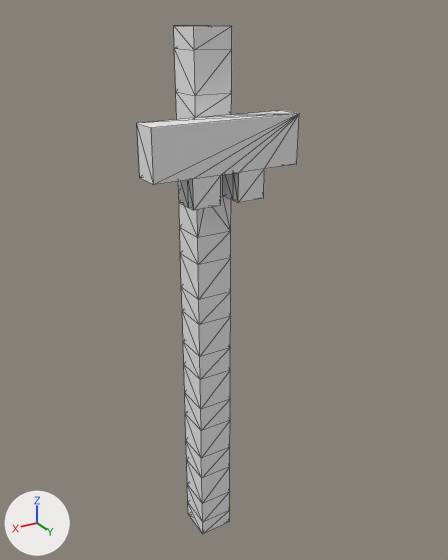
A saved change to the OBJ model Assets/Models/RailwaySignalOn.obj.
Camera for both pictures: a 50 mm camera at (30.7, 55.0, 61.1) aimed at (-1.7, 1.0, 34.1). Arrows for +X, +Y and +Z are at lower left; the lights stay in place. Mesh edges are drawn as thin lines. Where no turn or scale is listed for an object, it has been applied to the vertices. Vertices at the same position are counted once.

Script lines for the objects in view, before the commit:
```python
me_railwaysignalon = bpy.data.meshes.new('RailwaySignalOn')
me_railwaysignalon.from_pydata(...)  # 114 vertices, 224 faces; spans x -8.0..8.0, y -2.0..5.0, z 0.0..60.0
me_railwaysignalon.materials.append(mat_palette)  # white #e7e7e7
ob_railwaysignalon = bpy.data.objects.new('RailwaySignalOn', me_railwaysignalon)
ob_railwaysignalon.location = (0.0, 0.0, 0.0)
```
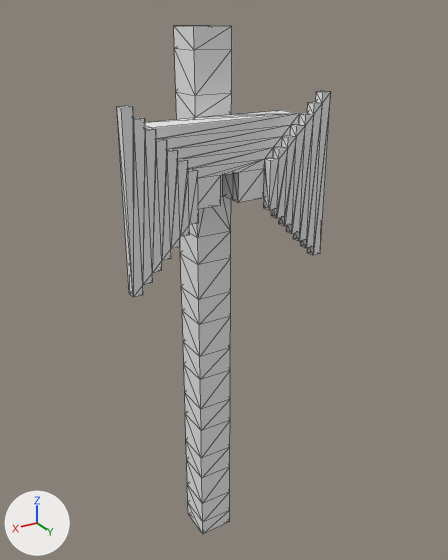
What differs and where, as boxes (x1, y1, x2, y2) in the pictures (448 x 560 px):
'RailwaySignalOn', reshaped (32% wider): before (137, 26, 299, 534); after (117, 26, 331, 534)
part 1 of me_railwaysignalon, built on: before (151, 114, 299, 185); after (117, 91, 331, 297)

What the commit changed:
me_railwaysignalon is used by ob_railwaysignalon; location (0.0, 0.0, 0.0).
me_railwaysignalon had 114 vertices, 224 faces and spanned x -8.0..8.0, y -2.0..5.0, z 0.0..60.0.
me_railwaysignalon now has 224 vertices, 448 faces and spans x -11.0..11.0, y -2.0..6.0, z 0.0..60.0.
Part 1, on me_railwaysignalon:
6 faces are deleted.
36 vertices are added at x -11.0..11.0, y 5.0..6.0, z 37.0..54.0.
6 new vertices lie (0.0, 1.0, 0.0) away from vertices in x -8.0..8.0, y 5.0, z 43.0..52.0.
6 new vertices lie (1.0, 0.0, 0.0) away from vertices in x -8.0..8.0, y 5.0..6.0, z 43.0..52.0.
6 new vertices lie (-1.0, 0.0, 0.0) away from vertices in x -8.0..8.0, y 5.0..6.0, z 43.0..52.0.
8 new vertices lie (0.0, 0.0, -1.0) away from vertices in x -7.0..7.0, y 5.0..6.0, z 43.0..51.0.
6 new vertices lie (0.0, 0.0, 1.0) away from vertices in x -9.0..9.0, y 5.0..6.0, z 47.0..52.0.
7 new vertices lie (1.0, 0.0, 0.0) away from vertices in x -7.0..9.0, y 5.0..6.0, z 42.0..53.0.
7 new vertices lie (-1.0, 0.0, 0.0) away from vertices in x -9.0..7.0, y 5.0..6.0, z 42.0..53.0.
8 new vertices lie (0.0, 0.0, -1.0) away from vertices in x -6.0..6.0, y 5.0..6.0, z 42.0..50.0.
6 new vertices lie (0.0, 0.0, 1.0) away from vertices in x -10.0..10.0, y 5.0..6.0, z 48.0..53.0.
6 new vertices lie (0.0, 1.0, 0.0) away from vertices in x -5.0..5.0, y 5.0, z 48.0..49.0.
8 new vertices lie (-1.0, 0.0, 0.0) away from vertices in x -8.0..11.0, y 5.0..6.0, z 37.0..40.0.
230 new faces join them.
